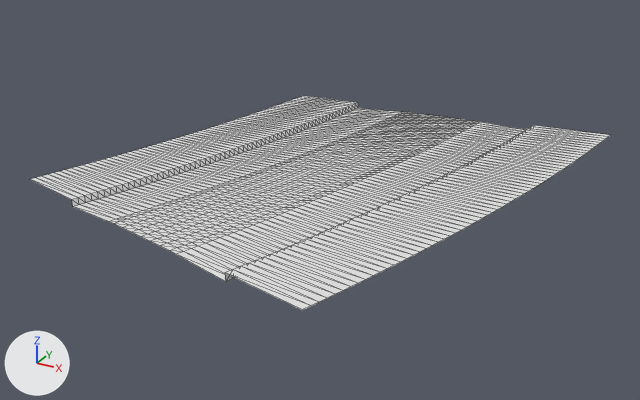
One commit to the glTF model public/assets/gen4/models/track-14.glb: the scene before it, then after it.
The view is the same before and after, from a camera (50 mm lens) standing at (741.0, -403.7, 51.1) and looking at (687.1, -305.6, 2.0). Every picture has the same lights, and +X, +Y and +Z are marked at lower left. The picture after the commit comes second. Mesh edges are drawn as thin lines. Vertices at exactly the same position are counted once.

Before the edit, the objects in view are built like this:
```python
me_track_14 = bpy.data.meshes.new('track-14')
me_track_14.from_pydata(...)  # 945 vertices, 1736 faces; spans x 651.0..719.0, y -340.8..-268.4, z 3.3..7.9
ob_track_14 = bpy.data.objects.new('track-14', me_track_14)
ob_track_14.location = (0.0, 0.0, 0.0)
```
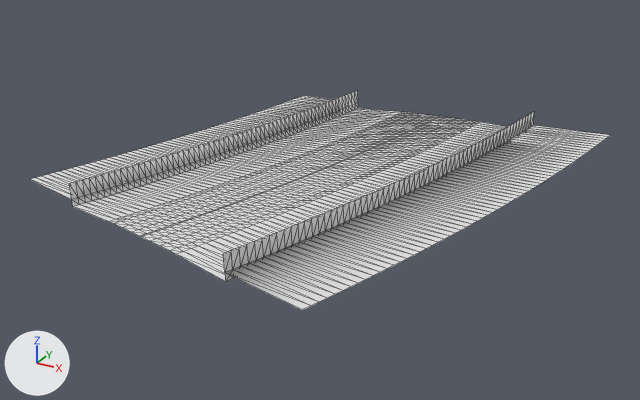
Pixel boxes (x1, y1, x2, y2) of what changed, in the pictures (640 x 400 px; the box of a moved part takes in the faces that stretch with it):
'track-14', reshaped
    before: (30, 96, 610, 310)
    after: (30, 90, 610, 310)
part 1 of me_track_14, moved or reshaped
    both: (132, 115, 450, 241)
part 2 of me_track_14, added
    after: (223, 112, 534, 273)
part 3 of me_track_14, added
    after: (69, 90, 358, 199)

Edits to the bpy script that builds the scene:
```text
Change me_track_14:
    used by ob_track_14; location = (0.0, 0.0, 0.0)
    remove me_track_14.from_pydata(...)  # 945 vertices, 1736 faces; spans x 651.0..719.0, y -340.8..-268.4, z 3.3..7.9
    add me_track_14.from_pydata(...)  # 1134 vertices, 2108 faces; spans x 651.0..719.0, y -340.8..-268.4, z 3.3..9.4
    me_track_14 part 1: 63 vertices removed from x 677.8..691.1, y -332.2..-271.7, z 4.9..5.6; 126 vertices added at x 677.6..691.2, y -332.2..-271.7, z 4.9..5.6
    me_track_14 part 2: 63 vertices added at x 693.0..706.9, y -337.1..-273.5, z 8.8..9.4
    me_track_14 part 3: 63 vertices added at x 662.3..674.8, y -327.1..-269.8, z 6.5..7.3
```
